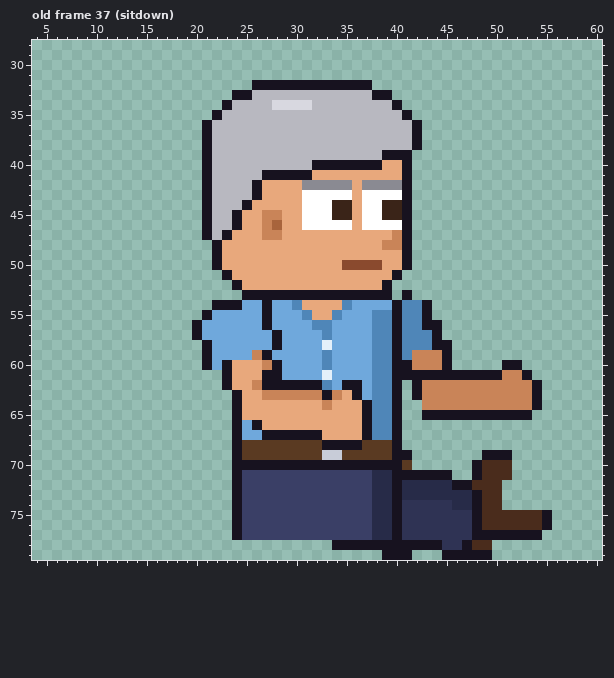
Pixel-art file: sprites/expo/expo_attb_right_anim.aseprite. The first picture shows the starting point.
64x80 pixels, 85 frames. Colours within 5 levels of each other are drawn and written as one. Shown: old frame 37 (sitdown): x 4..60, y 28..79. The commit also changed other frames, which this record leaves out.
The same view after the edit:
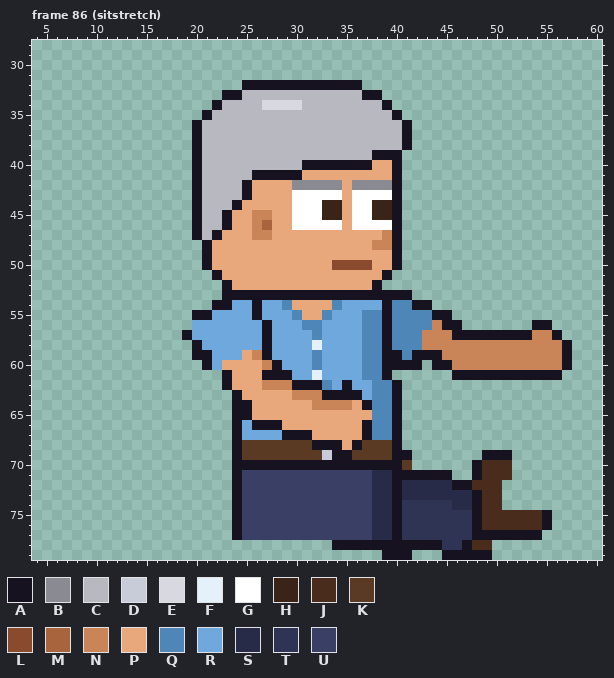
Palette (. is transparent): A #17121f  B #8a8a92  C #b8b8c0  D #c8ccd8  E #d8d8e0  F #e4f0fa  G #ffffff  H #3a2418  J #4a2c1c  K #5a3a22  L #8a4a2e  M #a8643c  N #c98458  P #e8a87c  Q #4f86b8  R #6fa8dc  S #272b48  T #2f3354  U #3a3f66
A new or re-ordered frame is compared with the old frame closest to it.
From old to new:
frames 85 -> 123
Frame 86 (sitstretch) is new; against old frame 37 (sitdown):
y 32: x 25 . -> A; x 37 A -> .
y 33: x 23 . -> A; x 25 A -> C; x 37 C -> A; x 39 A -> .
y 34: x 22..23 .A -> AC; x 27 C -> E; x 31 E -> C; x 39..40 CA -> A.
y 35: x 21..22 .A -> AC; x 40..41 CA -> A.
y 36..38: x 20..21 .A -> AC; x 41..42 CA -> A.
y 39: x 20..21 .A -> AC; x 38 C -> A; x 41 A -> .
y 40: x 20..21 .A -> AC; x 31 C -> A; x 38 A -> P; x 40..41 PA -> A.
y 41: x 20..21 .A -> AC; x 26 C -> A; x 31 A -> P; x 40..41 PA -> A.
y 42: x 20..21 .A -> AC; x 25..26 CA -> AP; x 30 P -> B; x 35..36 BP -> PB; x 40..41 BA -> A.
y 43: x 20..21 .A -> AC; x 25..26 CA -> AP; x 30 P -> G; x 35..36 GP -> PG; x 40..41 GA -> A.
y 44: x 20..21 .A -> AC; x 24..25 CA -> AP; x 30 P -> G; x 33 G -> H; x 35..36 HP -> PG; x 38 G -> H; x 40..41 HA -> A.
y 45: x 20..21 .A -> AC; x 23..24 CA -> AP; x 26 P -> N; x 28 N -> P; x 30 P -> G; x 33 G -> H; x 35..36 HP -> PG; x 38 G -> H; x 40..41 HA -> A.
y 46: x 20..21 .A -> AC; x 23..24 CA -> AP; x 26..28 PNM -> NMP; x 30 P -> G; x 35..36 GP -> PG; x 40..41 GA -> A.
y 47: x 20..23 .ACA -> ACAP; x 26 P -> N; x 28 N -> P; x 39..41 PNA -> NA.
y 48: x 21..22 .A -> AP; x 38 P -> N; x 40..41 NA -> A.
y 49: x 21..22 .A -> AP; x 40..41 PA -> A.
y 50: x 21..22 .A -> AP; x 34 P -> L; x 38 L -> P; x 40..41 PA -> A.
y 51: x 22..23 .A -> AP; x 39..40 PA -> A.
y 52: x 23..24 .A -> AP; x 38..39 PA -> A.
y 53: x 23..24 .. -> AA; x 40 . -> A
y 54: x 24 A -> R; x 26..27 RA -> AR; x 29..30 RQ -> QP; x 34..35 PQ -> QR; x 39..40 RA -> AQ; x 42 Q -> A
y 55: x 20 . -> A; x 26..27 RA -> AR; x 30..31 RQ -> QP; x 33..34 PQ -> QR; x 37 R -> Q; x 39..40 QA -> AQ; x 43..45 A.. -> QAA
y 56: x 20 A -> R; x 31 R -> Q; x 33 Q -> R; x 37 R -> Q; x 39..40 QA -> AQ; x 43..46 AA.. -> QNAA; x 54..55 .. -> AA
y 57: x 19..20 .A -> AR; x 27..28 RA -> AR; x 32..33 RQ -> QR; x 37 R -> Q; x 39..40 QA -> AQ; x 43..56 QA............ -> NNNAAAAAAAANNA
y 58: x 20..21 .A -> AR; x 27..28 RA -> AR; x 32..33 RF -> FR; x 37 R -> Q; x 39..40 QA -> AQ; x 43..57 QAA............ -> NNNNNNNNNNNNNNA
y 59: x 20 . -> A; x 25 R -> P; x 32..33 RQ -> QR; x 37 R -> Q; x 39 Q -> A; x 42..57 NNNA............ -> AAANNNNNNNNNNNNA
y 60: x 23 A -> P; x 32..33 RQ -> QR; x 37 R -> Q; x 39 Q -> A; x 42..44 NNN -> A.A; x 46..57 .....AA..... -> NNNNNNNNNNNA
y 61: x 29 R -> A; x 32..33 RF -> FR; x 37 R -> Q; x 39..45 QAAAAAA -> A......; x 51..52 NN -> AA; x 54..56 ... -> AAA
y 62: x 26..29 NAAA -> PNNN; x 36 A -> R; x 42..54 ANNNNNNNNNNNA -> .............
y 63: x 27..29 NNN -> PPP; x 34..35 NP -> AA; x 42..54 ANNNNNNNNNNNA -> .............
y 64: x 25 P -> A; x 32 P -> N; x 34..35 PP -> NN; x 43..54 NNNNNNNNNNNA -> ............
y 65: x 25 P -> A; x 37 A -> P; x 43..53 AAAAAAAAAAA -> ...........
y 66: x 27..28 PP -> AA
y 67: x 27..28 AA -> RR; x 32 A -> P
y 68: x 32 K -> A; x 35 A -> P
y 69: x 34..35 DK -> AA
